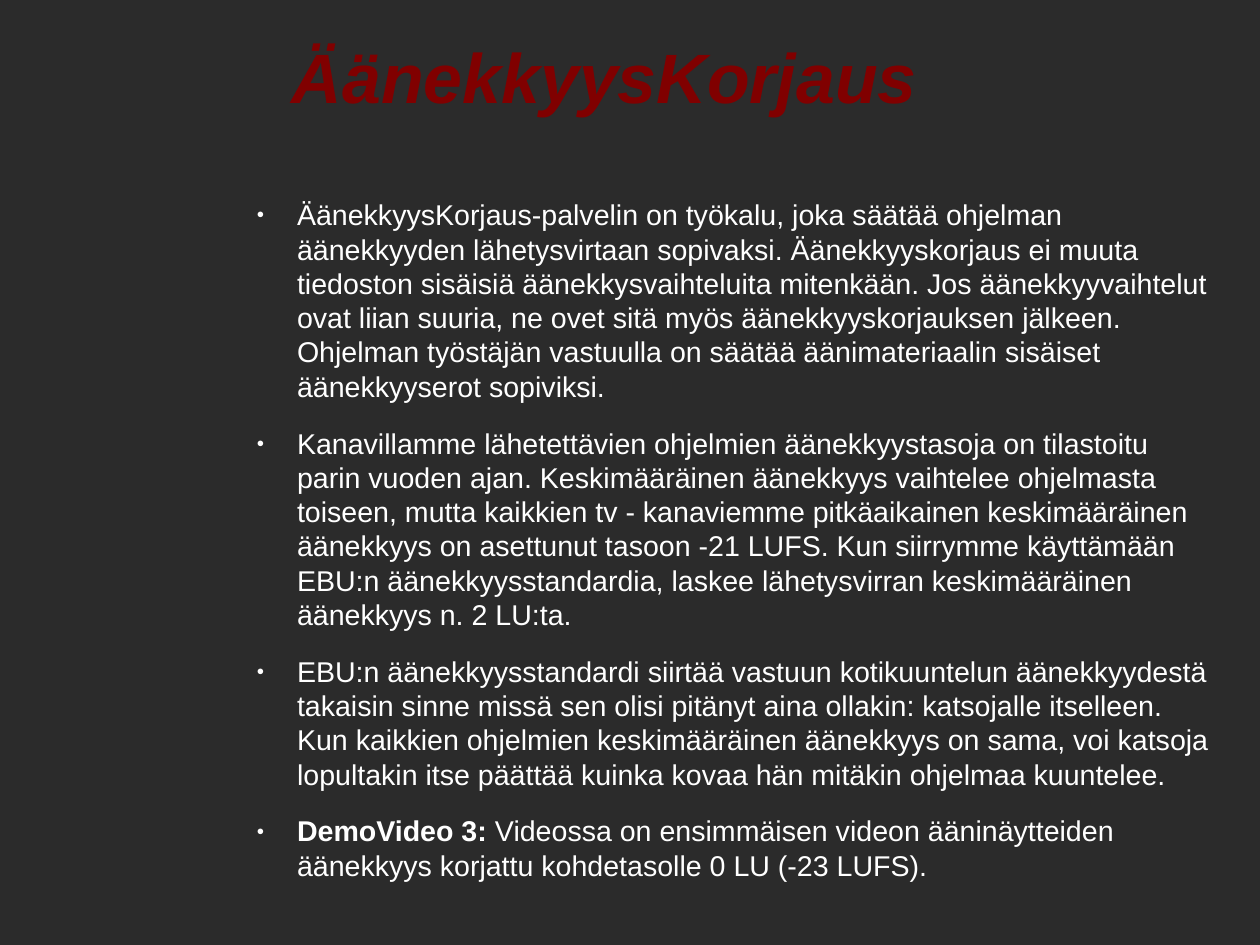
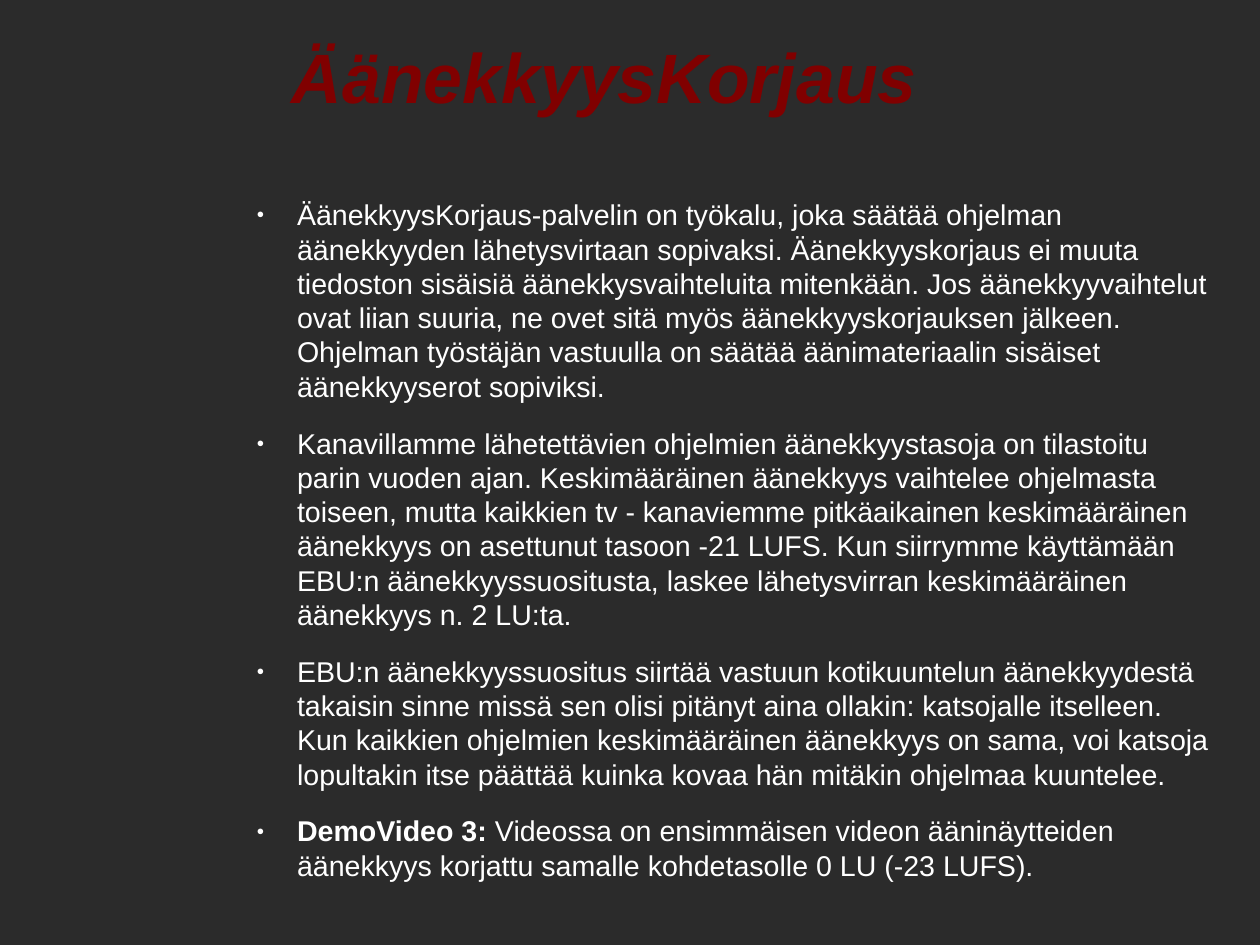
Before and after one commit to mhartzel/Introduction_To_Loudness_Correction, a slide deck: slide 26 of odp/Aanekkyyden Hallinta.odp. Drawn at 1260x945 pixels with LibreOffice and Linux fonts; fonts in the diff are those of the drawing; background and template pictures are left out; a plain dark background stands for a picture behind light text. Boxes give left, top, right and bottom in pixels: in the first picture for what was removed or moved away, otherwise in the second. Text is boxed around its words. In the diff, an @@ line names an element or a change of style, - is before the commit and + after.

```diff
--- a/odp/Aanekkyyden Hallinta.odp
+++ b/odp/Aanekkyyden Hallinta.odp
@@ text at [297,433,1208,881]: text changed @@
-● Kanavillamme lähetettävien ohjelmien äänekkyystasoja on tilastoitu parin vuoden ajan. Keskimääräinen äänekkyys vaihtelee ohjelmasta toiseen, mutta kaikkien tv - kanaviemme pitkäaikainen keskimääräinen äänekkyys on asettunut tasoon -21 LUFS. Kun siirrymme käyttämään EBU:n äänekkyysstandardia, laskee lähetysvirran keskimääräinen äänekkyys n. 2 LU:ta.
-● EBU:n äänekkyysstandardi siirtää vastuun kotikuuntelun äänekkyydestä takaisin sinne missä sen olisi pitänyt aina ollakin: katsojalle itselleen. Kun kaikkien ohjelmien keskimääräinen äänekkyys on sama, voi katsoja lopultakin itse päättää kuinka kovaa hän mitäkin ohjelmaa kuuntelee.
-● DemoVideo 3: Videossa on ensimmäisen videon ääninäytteiden äänekkyys korjattu kohdetasolle 0 LU (-23 LUFS).
+● Kanavillamme lähetettävien ohjelmien äänekkyystasoja on tilastoitu parin vuoden ajan. Keskimääräinen äänekkyys vaihtelee ohjelmasta toiseen, mutta kaikkien tv - kanaviemme pitkäaikainen keskimääräinen äänekkyys on asettunut tasoon -21 LUFS. Kun siirrymme käyttämään EBU:n äänekkyyssuositusta, laskee lähetysvirran keskimääräinen äänekkyys n. 2 LU:ta.
+● EBU:n äänekkyyssuositus siirtää vastuun kotikuuntelun äänekkyydestä takaisin sinne missä sen olisi pitänyt aina ollakin: katsojalle itselleen. Kun kaikkien ohjelmien keskimääräinen äänekkyys on sama, voi katsoja lopultakin itse päättää kuinka kovaa hän mitäkin ohjelmaa kuuntelee.
+● DemoVideo 3: Videossa on ensimmäisen videon ääninäytteiden äänekkyys korjattu samalle kohdetasolle 0 LU (-23 LUFS).
```
Also in this commit, not shown: 13 other slides changed, 1 other file.
